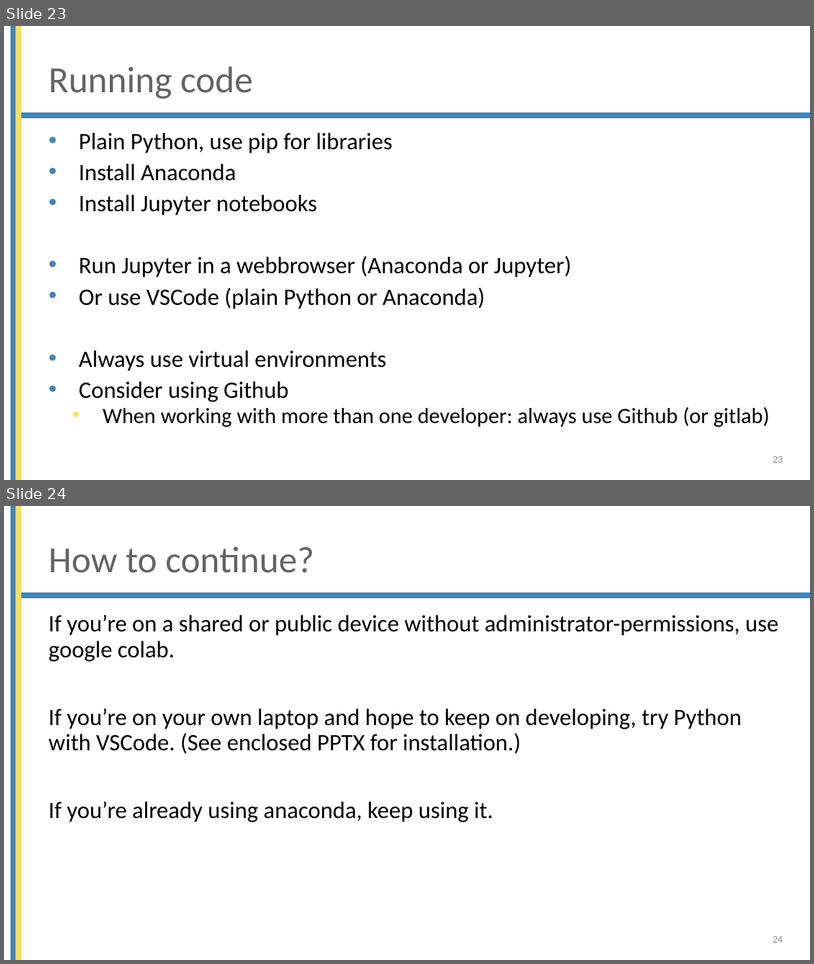
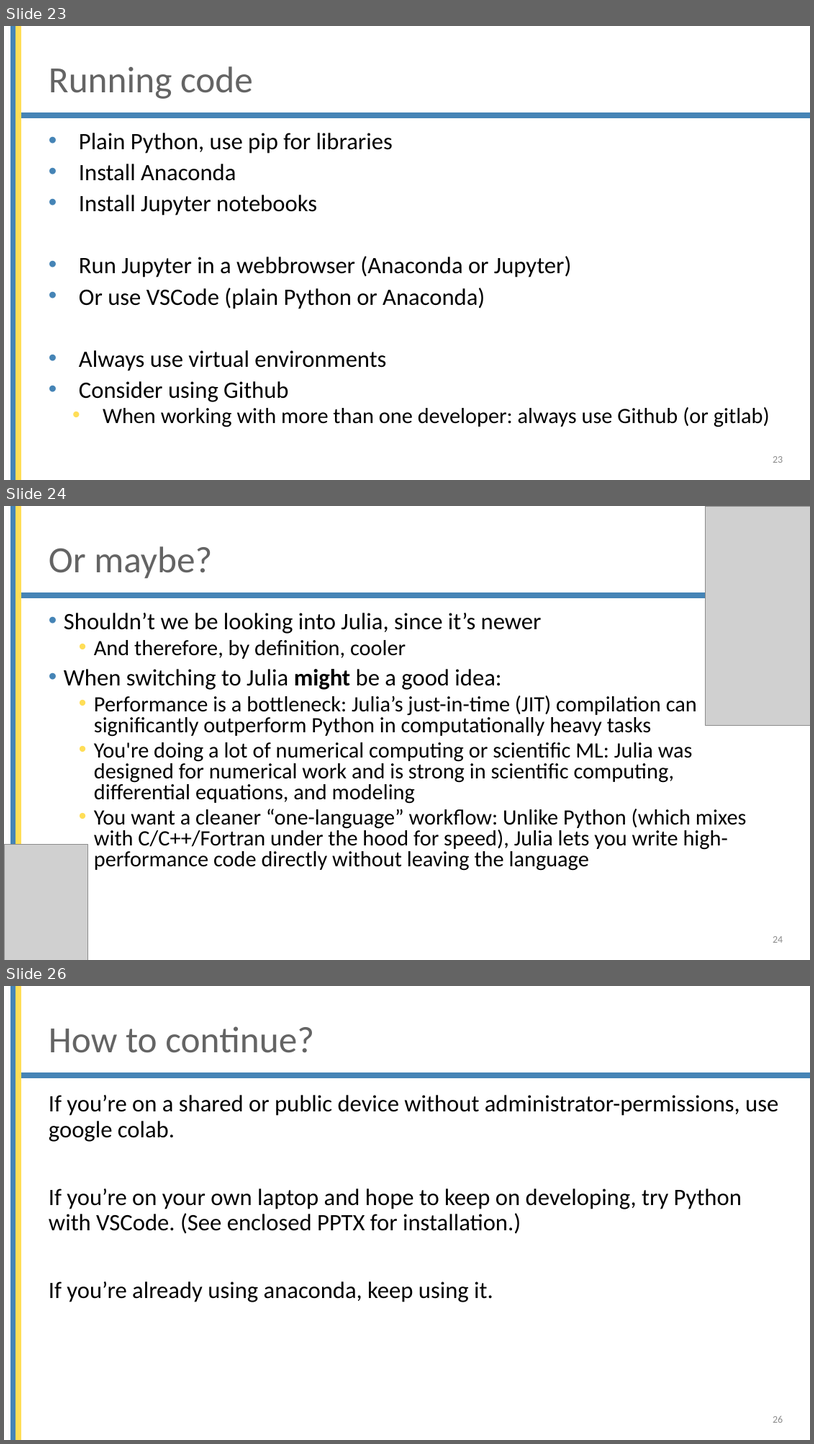
Before and after one commit to mjochen/Cello_AI, a slide deck: ppts/2 - Working environment overview.pptx. Shown one above the other, each under a label of ours: slides 23 and 24 before the commit, slides 23, 24 and 26 after it; the slides between them are not shown. The pictures are 814x964 and 814x1444 pixels, drawn with LibreOffice and Linux fonts; fonts in the diff are those of the drawing; grey boxes stand for pictures; background and template pictures are left out. Boxes give left, top, right and bottom in pixels: in the first picture for what was removed or moved away, otherwise in the second. Text is boxed around its words. In the diff, an @@ line names an element or a change of style, - is before the commit and + after.

```diff
--- a/ppts/2 - Working environment overview.pptx
+++ b/ppts/2 - Working environment overview.pptx
@@ slide 24 added at box(4, 506, 810, 960), background #FFFFFF; not listed: 3 template elements that a slide beside it also shows @@
@@ picture added at box(706, 506, 810, 725) @@
@@ title added at box(49, 546, 212, 579), 44 pt, text #646464 @@
+Or maybe?
@@ text added at box(64, 613, 746, 870), 26 pt, text #000000 @@
+• Shouldn’t we be looking into Julia, since it’s newer
+  • And therefore, by definition, cooler
+• When switching to Julia might be a good idea:
+  • Performance is a bottleneck: Julia’s just-in-time (JIT) compilation can significantly outperform Python in computationally heavy tasks
+  • You're doing a lot of numerical computing or scientific ML: Julia was designed for numerical work and is strong in scientific computing, differential equations, and modeling
+  • You want a cleaner “one-language” workflow: Unlike Python (which mixes with C/C++/Fortran under the hood for speed), Julia lets you write high-performance code directly without leaving the language
@@ picture added at box(4, 844, 88, 960) @@
@@ page number added at box(773, 936, 783, 942), 12 pt, text #8C8C8C @@
+24
@@ what was slide 24 is now slide 26 @@
@@ page number at box(773, 1415, 783, 1422): text changed @@
-24
+26
```
Also in this commit, not shown: 1 other slide added, 15 other files.
